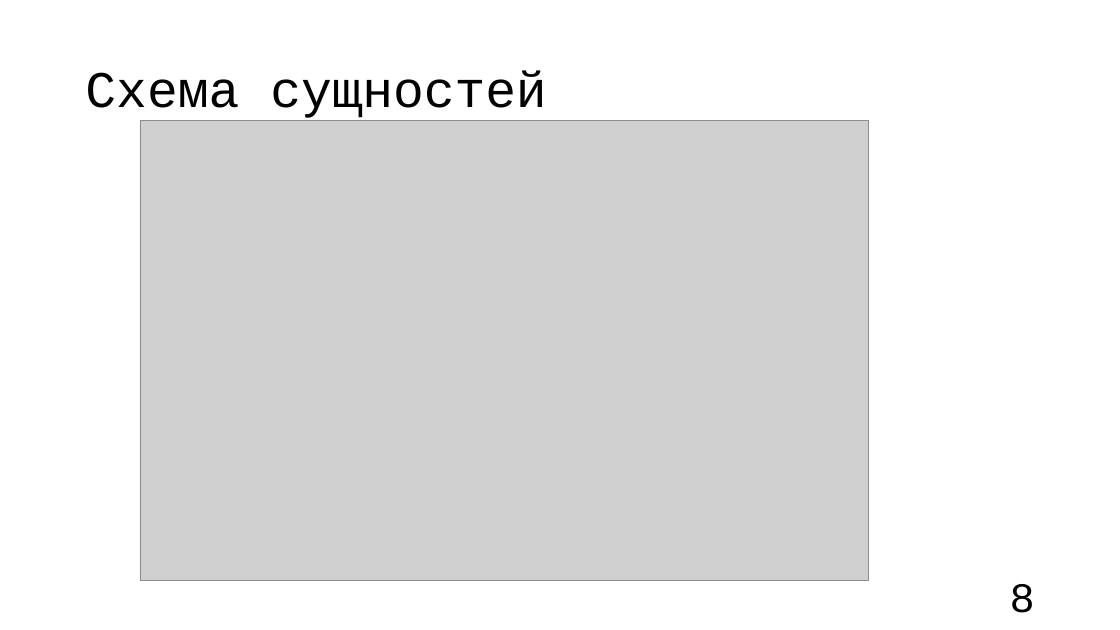
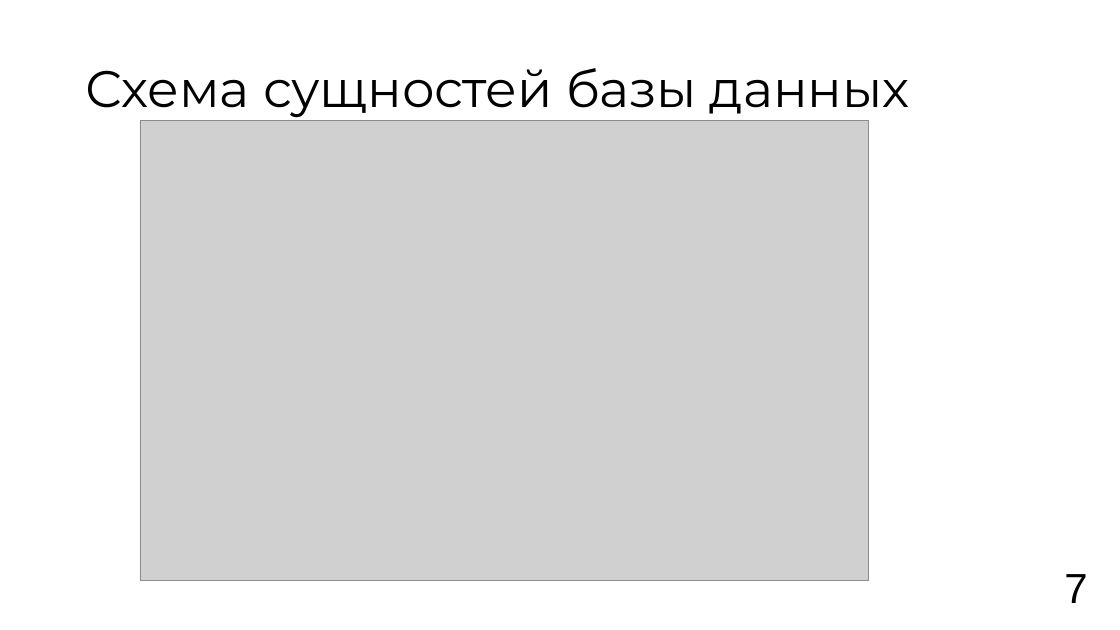
Before and after one commit to vafeenHub/VSU-scientific-activities_6-7-8-semester, a slide deck: slide 7 of Vafeen_3_61_presentation.pptx (slide 8 before the commit). Drawn at 1120x630 pixels with LibreOffice and Linux fonts; fonts in the diff are those of the drawing; grey boxes stand for pictures. Boxes give left, top, right and bottom in pixels: in the first picture for what was removed or moved away, otherwise in the second. Text is boxed around its words. In the diff, an @@ line names an element or a change of style, - is before the commit and + after.

```diff
--- a/Vafeen_3_61_presentation.pptx
+++ b/Vafeen_3_61_presentation.pptx
@@ title at bbox=[85, 68, 909, 118]: text changed; font Courier New to Montserrat @@
-Схема сущностей
+Схема сущностей базы данных
@@ text at bbox=[1064, 574, 1087, 603]: text changed; font Courier New to Arial @@
-8
+7
```
Also in this commit, not shown: 11 other slides changed, 1 slide added, 1 slide removed, 1 other file.
